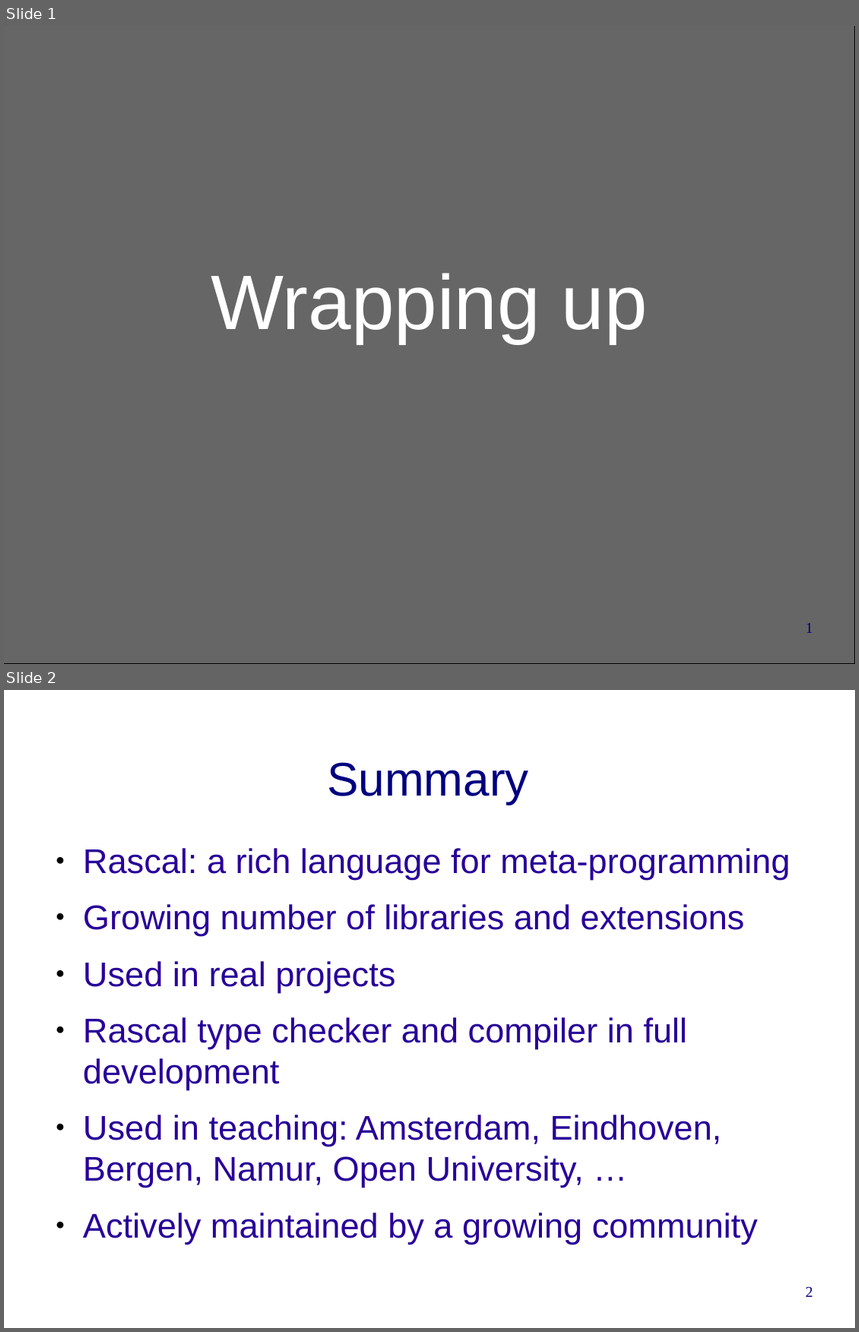
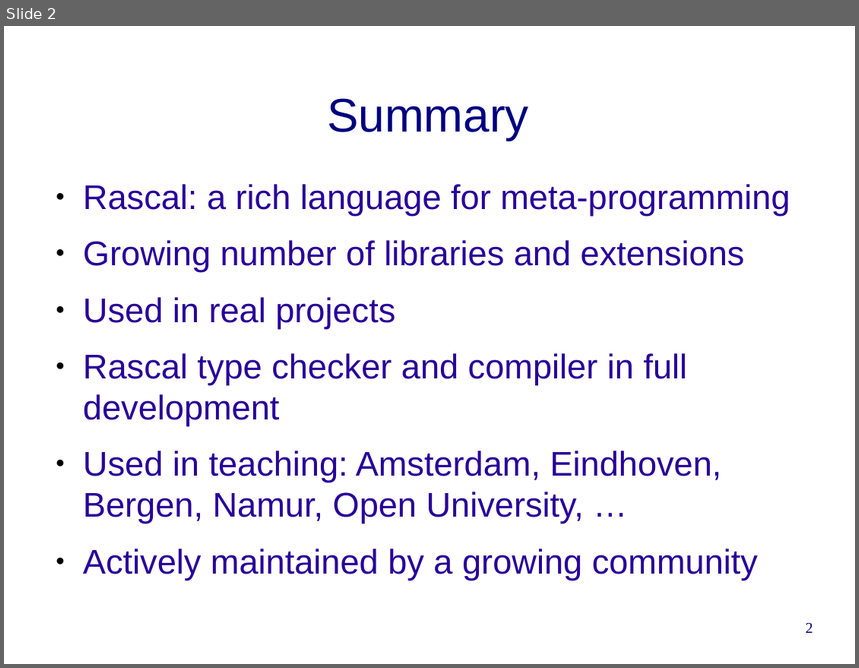
Before and after one commit to cwi-swat/rascal-course-pldi-2015, a slide deck: presentations/summary.odp. Shown one above the other, each under a label of ours: slides 1 and 2 before the commit, slide 2 after it. The pictures are 859x1332 and 859x668 pixels, drawn with LibreOffice and Linux fonts; fonts in the diff are those of the drawing; background and template pictures are left out. Boxes give left, top, right and bottom in pixels: in the first picture for what was removed or moved away, otherwise in the second. Text is boxed around its words. In the diff, an @@ line names an element or a change of style, - is before the commit and + after.

```diff
--- a/presentations/summary.odp
+++ b/presentations/summary.odp
@@ slide 1 removed at bbox=[4, 26, 855, 664], background #FFFFFF @@
@@ rectangle removed at bbox=[4, 26, 855, 664] @@
@@ subtitle removed at bbox=[211, 273, 648, 343] @@
-Wrapping up
@@ page number removed at bbox=[806, 623, 813, 633] @@
-1
```
Also in this commit, not shown: 1 slide added, 13 other files.
